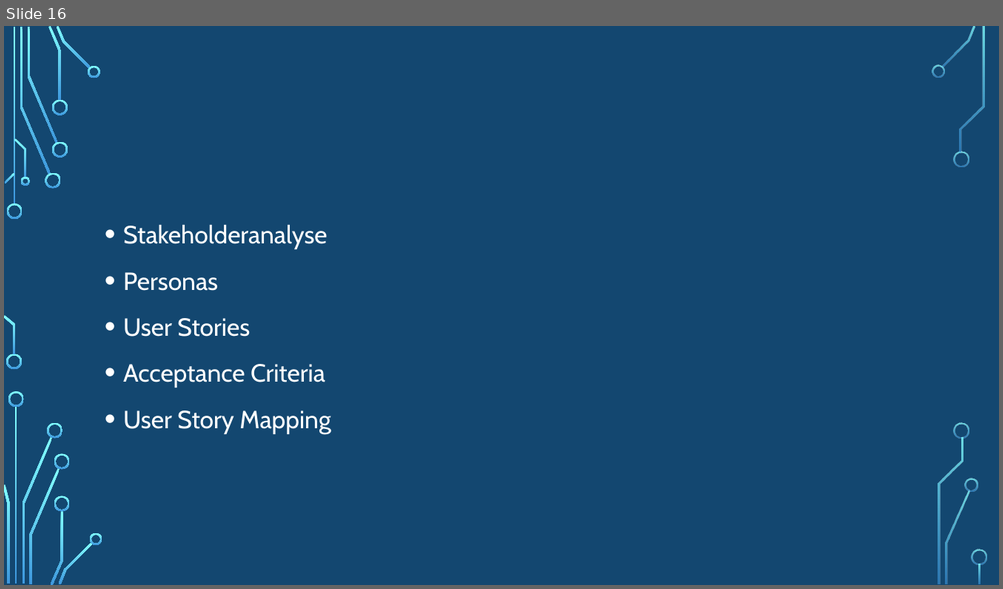
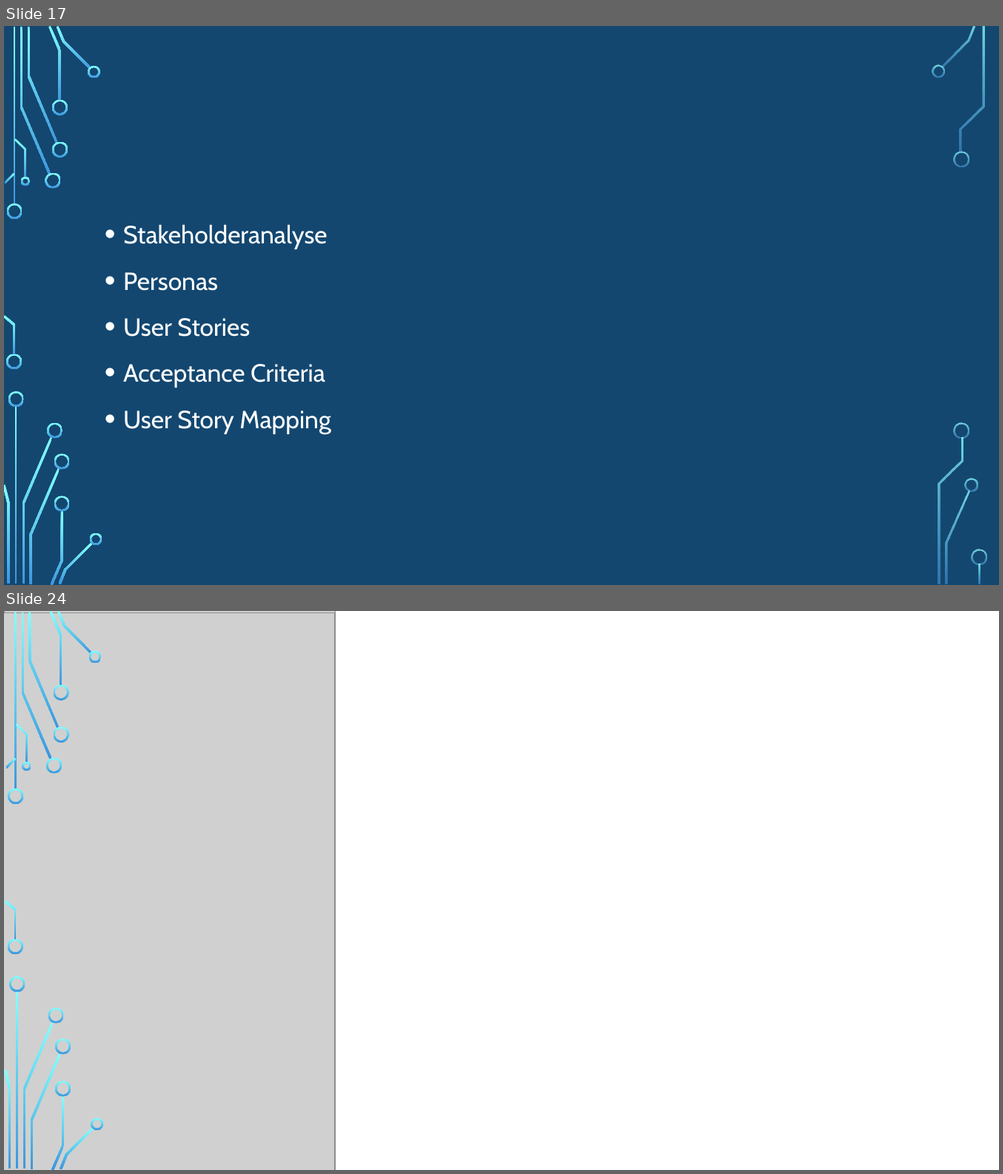
Before and after one commit to kevkre/SE2_Shisha-At-Home, a slide deck: Shisha-AT-Home.pptx. Shown one above the other, each under a label of ours: slide 16 before the commit, slides 17 and 24 after it; the slides between them are not shown. The pictures are 1003x589 and 1003x1174 pixels, drawn with LibreOffice and Linux fonts; fonts in the diff are those of the drawing; grey boxes stand for pictures; background and template pictures are left out. Boxes give left, top, right and bottom in pixels: in the first picture for what was removed or moved away, otherwise in the second. Text is boxed around its words. In the diff, an @@ line names an element or a change of style, - is before the commit and + after.

```diff
--- a/Shisha-AT-Home.pptx
+++ b/Shisha-AT-Home.pptx
@@ slide 24 added at (4,611,999,1170), background picture (left out) @@
@@ rectangle added at (4,611,999,1170), fill #FFFFFF @@
@@ picture added at (4,611,336,1170) @@
@@ picture added at (4,613,336,1170) @@
@@ group added at (4,611,103,1170): 24 freeform shapes, 2 rectangles @@
@@ group added at (4,611,984,1170): 10 freeform shapes, 2 rectangles @@
@@ what was slide 16 is now slide 17 @@
```
Also in this commit, not shown: 1 slide changed, 6 other slides added, 4 slides removed, 4 other files.
